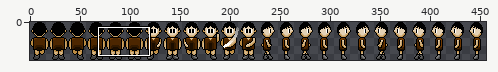
File history of a sprite sheet, client/assets/player-with-attack.png. Above: a wide view before the commit, with the close-up outlined.
Close-up. As it was:
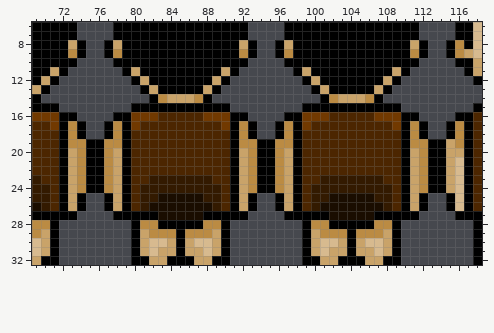
The file is 456x38 pixels. Shown: x 69..118, y 6..32. The commit also changed other parts of the picture, which this record leaves out.
The result:
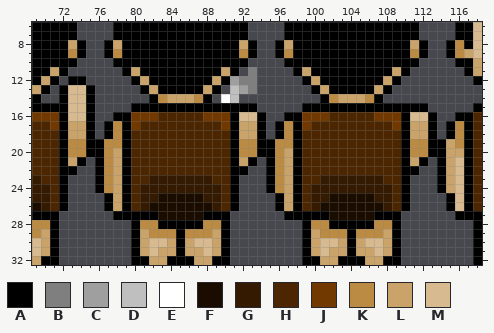
Palette (. is transparent): A #000000  B #7f7f7f  C #9f9f9f  D #bfbfbf  E #ffffff  F #1a0d00  G #331a00  H #4c2600  J #713900  K #bb8b43  L #c9a369  M #d7ba8f
Changes in this commit:
y 11: x 93 . -> B
y 12: x 73..74 .. -> AA; x 91..93 ... -> CBB
y 13: x 72..75 .... -> AMMA; x 91..93 ... -> DCB
y 14: x 72..75 .... -> AMMA; x 90..91 .. -> ED
y 15: x 72..75 .... -> AMMA; x 91..93 ... -> AAA; x 110..112 ... -> AAA
y 16: x 73..75 A.. -> MMA; x 92..94 A.. -> MMA; x 111..113 A.. -> MMA
y 17..18: x 73..75 KA. -> LLA; x 92..94 KA. -> LLA; x 111..113 KA. -> LLA
y 20: x 73 L -> K; x 92 L -> K; x 111 L -> K
y 21: x 74..75 KA -> A.; x 93..94 KA -> A.; x 112..113 KA -> A.
y 22: x 73..75 LKA -> A..; x 92..94 LKA -> A..; x 111..113 LKA -> A..
y 23..24: x 73..75 LKA -> ...; x 92..94 LKA -> ...; x 111..113 LKA -> ...
y 25..26: x 73..74 LA -> ..; x 92..93 LA -> ..; x 111..112 LA -> ..
y 27: x 72..73 AA -> ..; x 91..92 AA -> ..; x 110..111 AA -> ..
